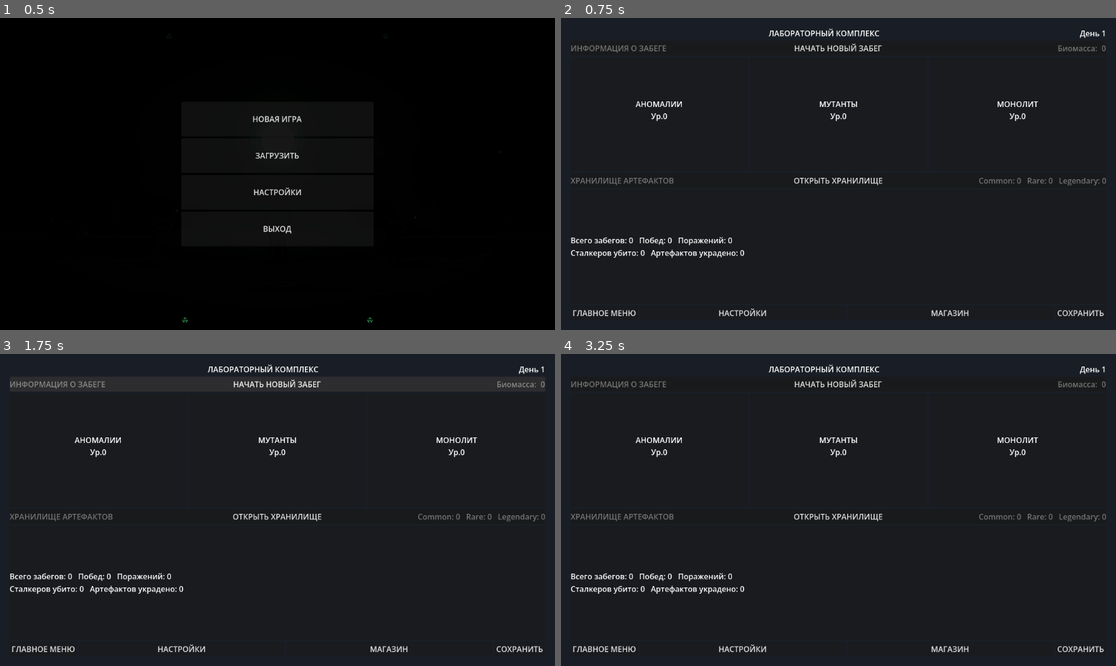
Above: before the commit, frames 1-4 (two rows, left to right).
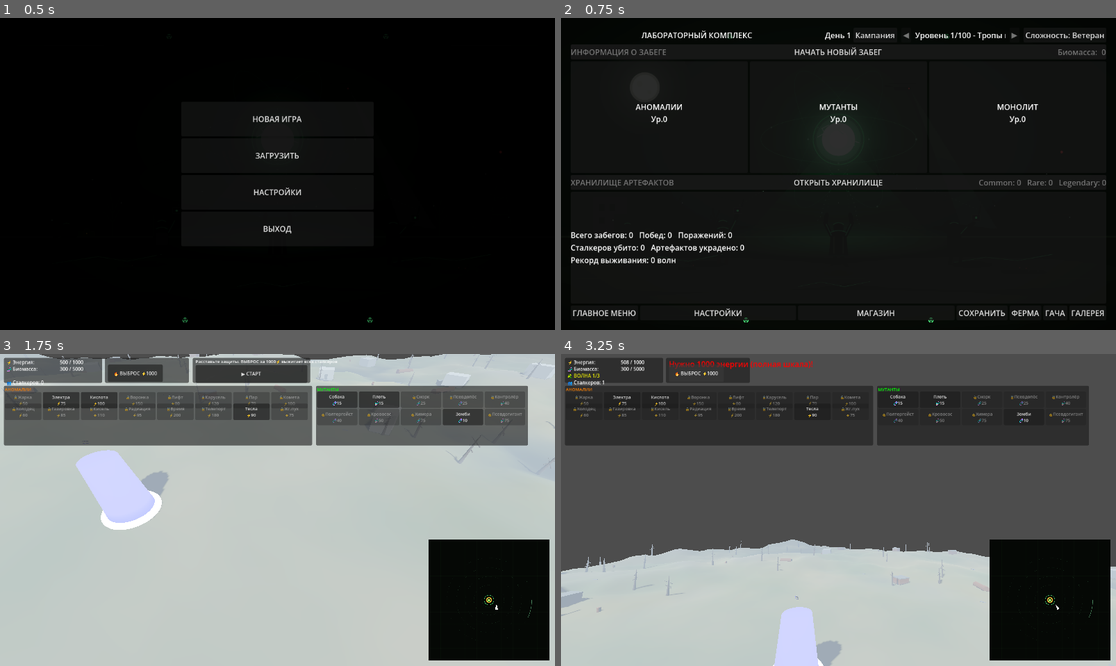
Above: after the commit, the same moments.

Repository: MisStiCc/StalkerRevert
Game: Godot game, scene res://scenes/ui/main_menu.tscn
Same seed, same stepped clock (60 frames per second), same inputs: the game is played once before the commit and once after it.
Inputs (mouse positions are in pixels of both pictures, inside the frame that each line leads up to):
- Up to frame 1 (0.5 s): no input
- Up to frame 2 (0.75 s): click "НОВАЯ ИГРА" at 0.5 s
- Up to frame 3 (1.75 s): click "НАЧАТЬ НОВЫЙ ЗАБЕГ" at 1.25 s
- Up to frame 4 (3.25 s): click "НАЧАТЬ НОВЫЙ ЗАБЕГ" (after the commit: "▶ СТАРТ") at 2 s; click (694, 372) at 2.75 s, where only the run after the commit has a clickable "🔥 ВЫБРОС ⚡1000"

Frame 1 is identical in both runs. In frame 2, 18% of the frame differs, in the area x 0-100%, y 0-100%; in frame 3, 98%; in frame 4, 81%.
Error before the commit: Parse Error: Function "_on_farm_upgrade" has the same name as a previously declared function. (res://ui/lab/lab_controller.gd:1642)

Commit message:
fix: дубль _on_farm_upgrade (старый прямой апгрейд удалён, работает диалог)

Diff:
--- a/ui/lab/lab_controller.gd
+++ b/ui/lab/lab_controller.gd
@@ -1030,13 +1030,6 @@
 	return label
 
 
-func _on_farm_upgrade(type: String):
-	_play_click_sound()
-	var msg: String = game_manager.try_upgrade_star(type)
-	_show_message(msg, 2.0)
-	_rebuild_farm_panel()
-	_refresh_ui()
-
 
 func _on_farm_feed_pressed(type: String):
 	_play_click_sound()
